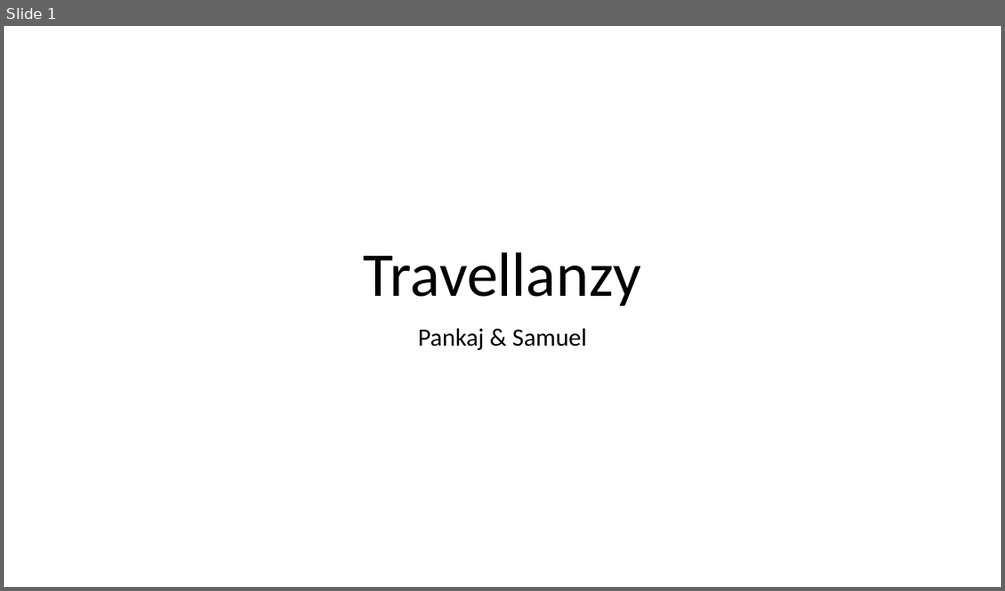
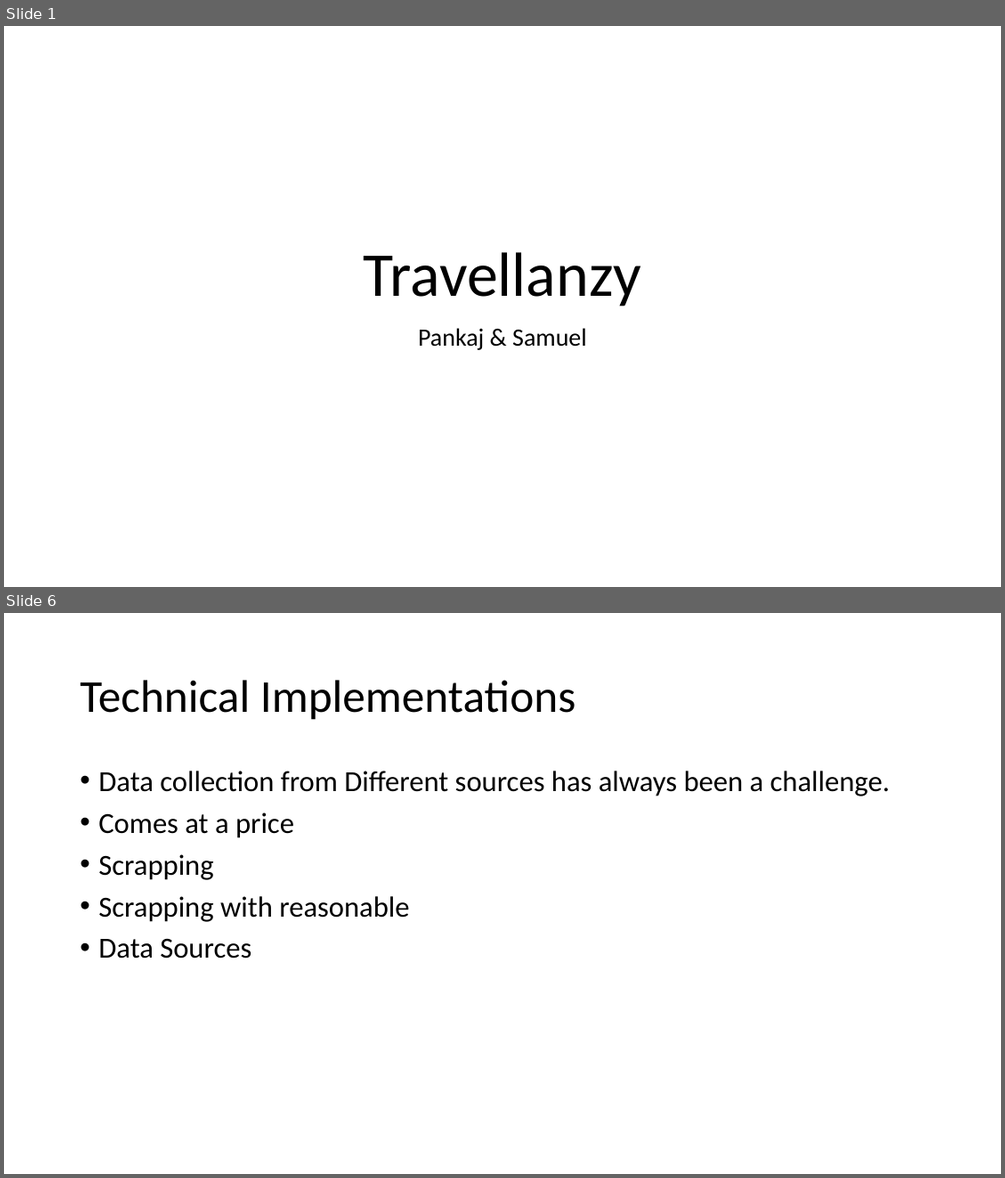
Before and after one commit to pankajti/travelenzy, a slide deck: presentation/travelenzy.pptx. Shown one above the other, each under a label of ours: slide 1 before the commit, slides 1 and 6 after it; the slides between them are not shown. The pictures are 1005x591 and 1005x1178 pixels, drawn with LibreOffice and Linux fonts; fonts in the diff are those of the drawing. Boxes give left, top, right and bottom in pixels: in the first picture for what was removed or moved away, otherwise in the second. Text is boxed around its words. In the diff, an @@ line names an element or a change of style, - is before the commit and + after.

Commit message:
adding demo for mongo db data load and display content on ui

```diff
--- a/presentation/travelenzy.pptx
+++ b/presentation/travelenzy.pptx
@@ slide 6 added at <box>4,613,1001,1174</box>, background #FFFFFF @@
@@ title added at <box>80,680,575,720</box>, 44 pt, text #000000 @@
+Technical Implementations
@@ text added at <box>98,771,890,958</box>, 28 pt, text #000000 @@
+• Data collection from Different sources has always been a challenge.
+• Comes at a price
+• Scrapping
+• Scrapping with reasonable
+• Data Sources
```
Also in this commit, not shown: 1 slide changed, 9 other slides added, 13 other files.
